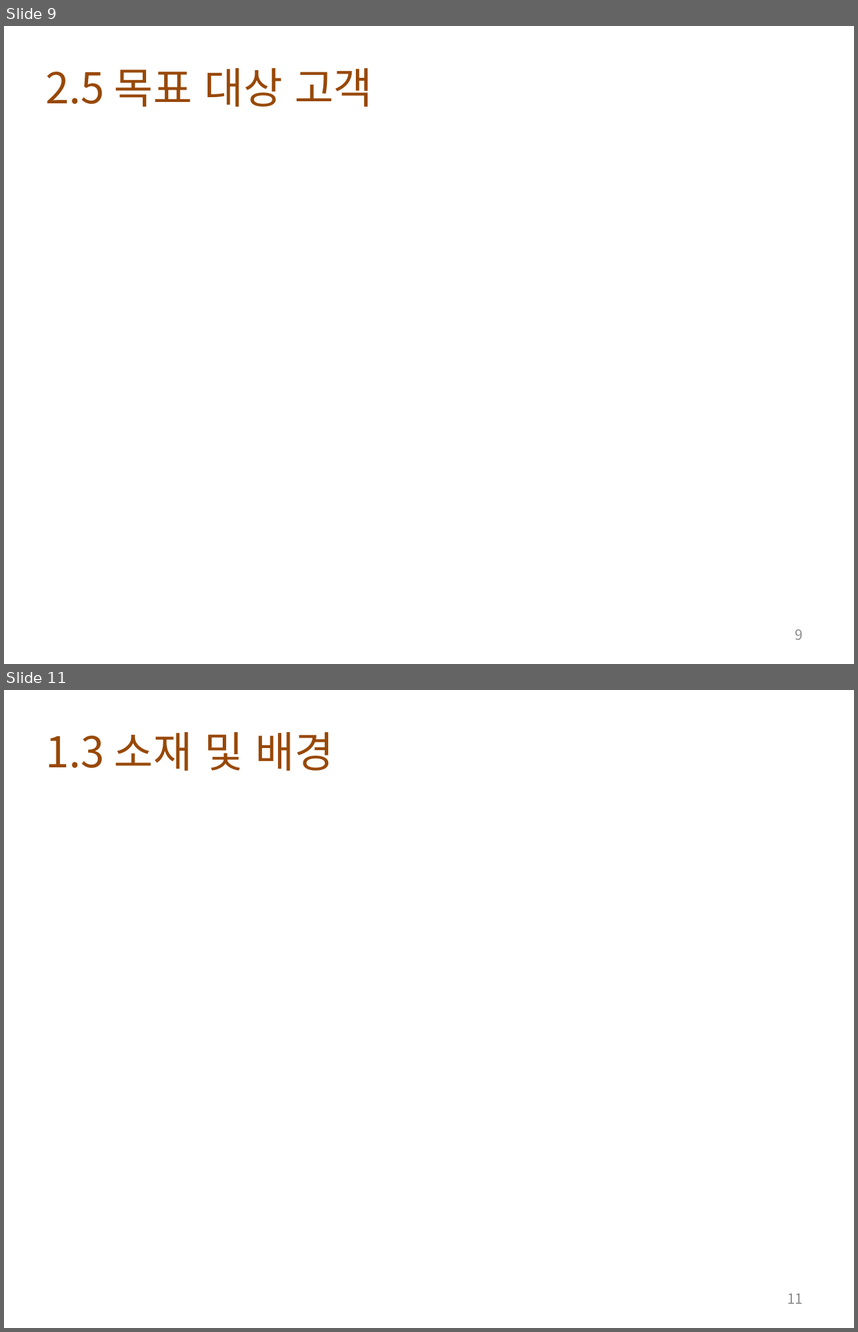
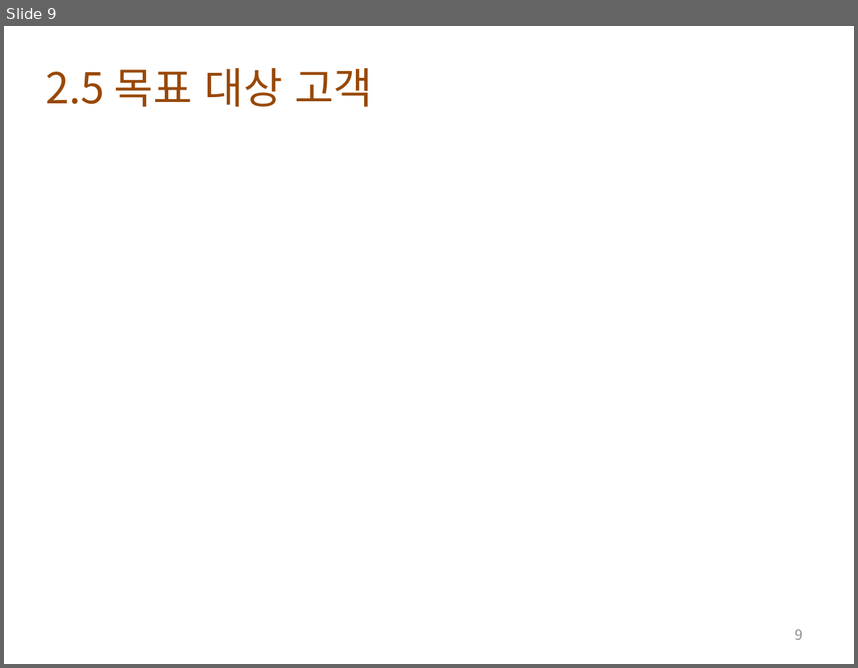
Before and after one commit to lge920904/planning_contest, a slide deck: tortuga bay 0.2.pptx. Shown one above the other, each under a label of ours: slides 9 and 11 before the commit, slide 9 after it; the slides between them are not shown. The pictures are 858x1332 and 858x668 pixels, drawn with LibreOffice and Linux fonts; fonts in the diff are those of the drawing; background and template pictures are left out. Boxes give left, top, right and bottom in pixels: in the first picture for what was removed or moved away, otherwise in the second. Text is boxed around its words. In the diff, an @@ line names an element or a change of style, - is before the commit and + after.

```diff
--- a/tortuga bay 0.2.pptx
+++ b/tortuga bay 0.2.pptx
@@ slide 11 removed at <box>4,690,854,1328</box>, background picture (left out) @@
@@ text removed at <box>46,732,333,771</box> @@
-1.3 소재 및 배경
@@ page number removed at <box>787,1293,803,1303</box> @@
-11
```
Also in this commit, not shown: 3 slides added, 1 other slide removed, 1 other file.
